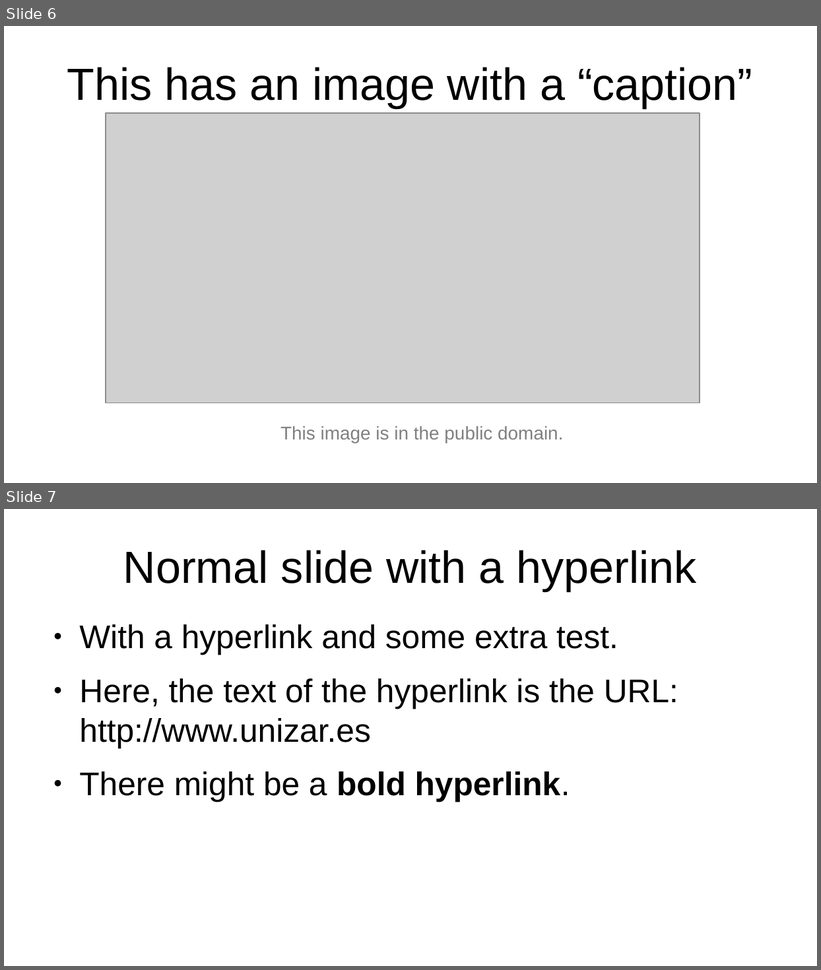
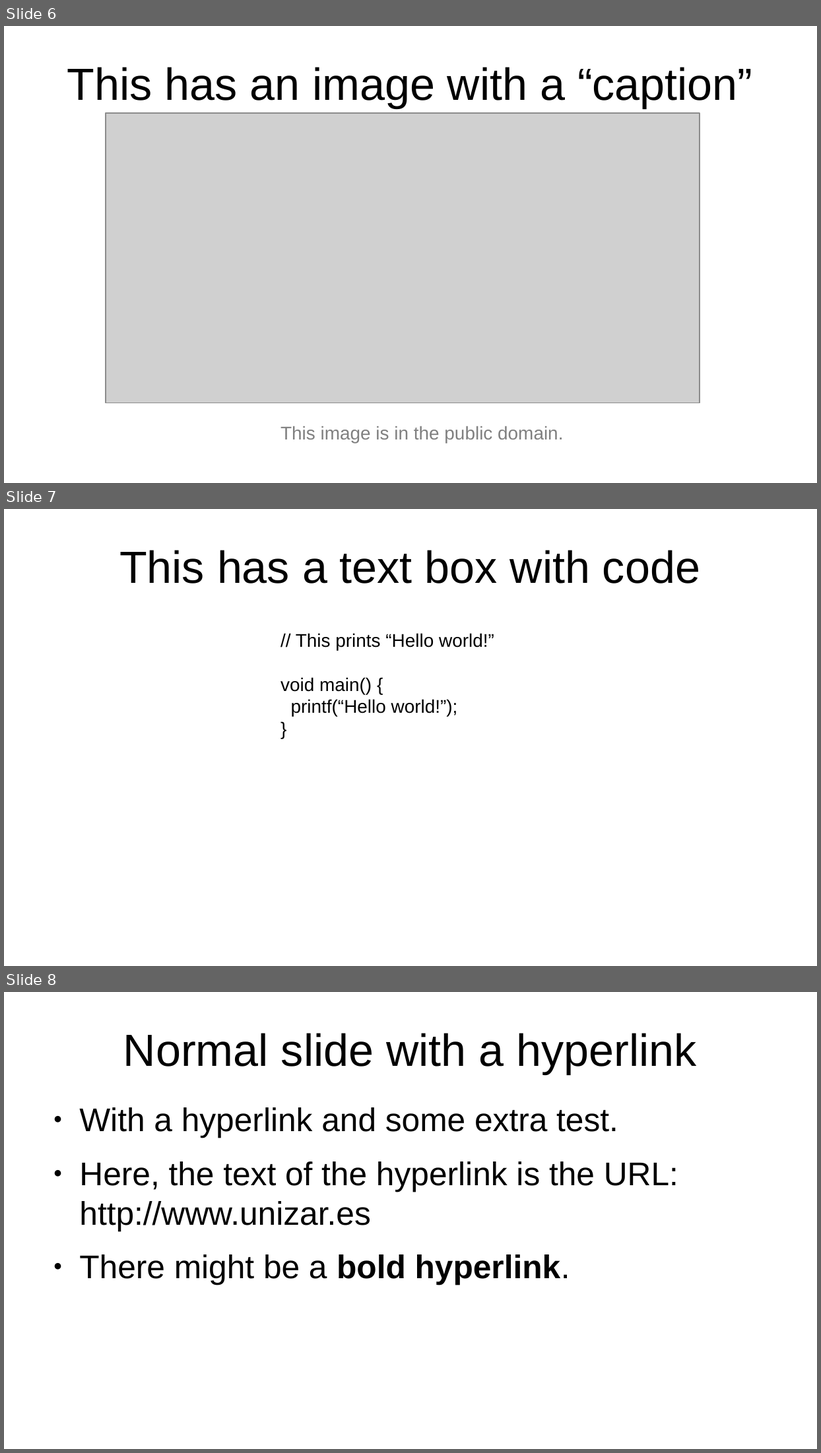
Before and after one commit to rbejar/odpmkd, a slide deck: examples/simple.odp. Shown one above the other, each under a label of ours: slides 6 and 7 before the commit, slides 6, 7 and 8 after it. The pictures are 821x970 and 821x1453 pixels, drawn with LibreOffice and Linux fonts; fonts in the diff are those of the drawing; grey boxes stand for pictures. Boxes give left, top, right and bottom in pixels: in the first picture for what was removed or moved away, otherwise in the second. Text is boxed around its words. In the diff, an @@ line names an element or a change of style, - is before the commit and + after.

Commit message:
Improved support for text boxes.

```diff
--- a/examples/simple.odp
+++ b/examples/simple.odp
@@ slide 7 added at (4,509,817,966), background #FFFFFF @@
@@ title added at (120,550,700,584), 44 pt, text #000000 @@
+This has a text box with code
@@ text added at (281,633,494,717), 18 pt, text #000000 @@
+// This prints “Hello world!”
+void main() {
+printf(“Hello world!”);
+}
@@ what was slide 7 is now slide 8 @@
```
Also in this commit, not shown: 1 other file.
